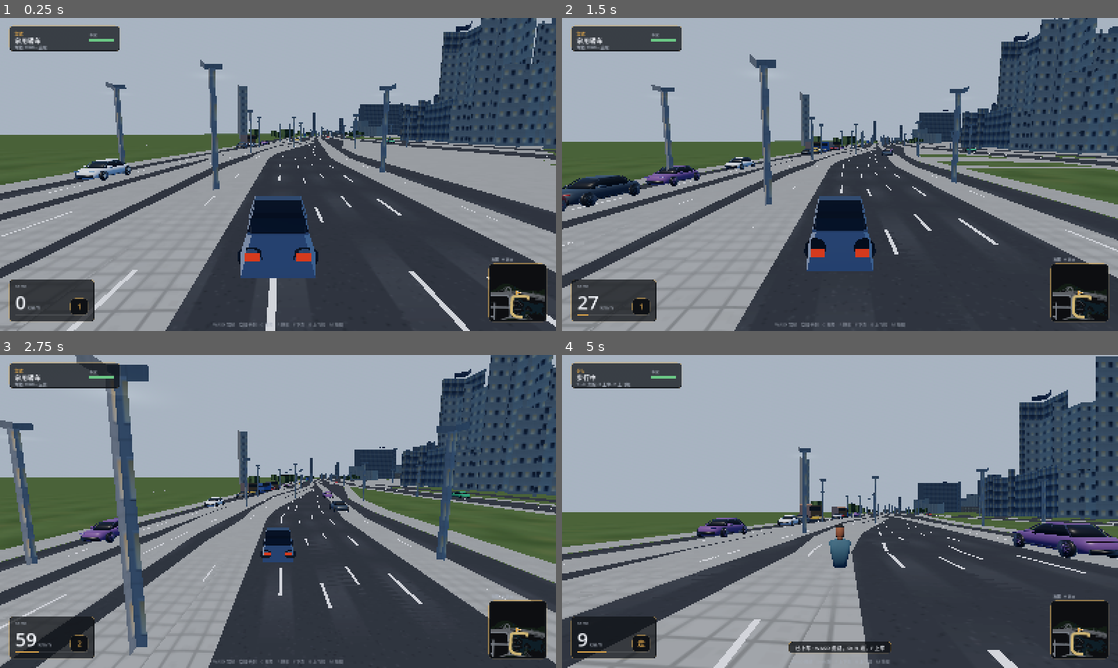
Above: before the commit, frames 1-4 (two rows, left to right).
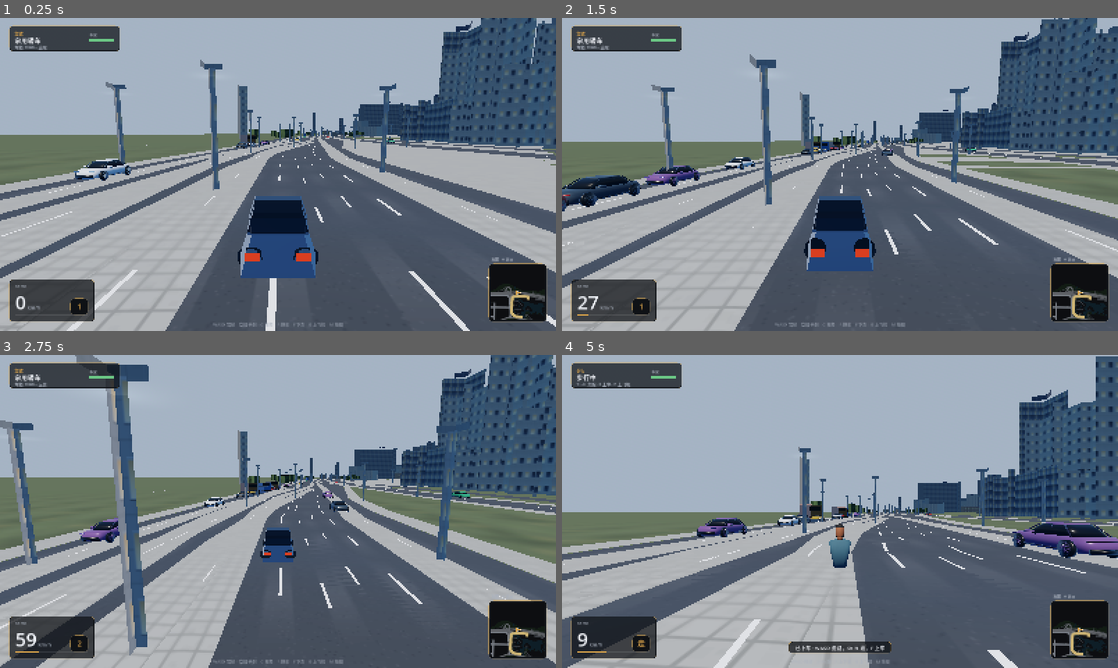
Above: after the commit, the same moments.

Repository: chenbenkong/shenzhen-roads-native
Game: Godot game, scene res://scenes/main.tscn
Two runs of this game, one before a commit and one after it. Both use one fixed random seed, a clock stepped at 60 frames per second and the inputs below.
Inputs (mouse positions are in pixels of both pictures, inside the frame that each line leads up to):
- Up to frame 1 (0.25 s): no input
- Up to frame 2 (1.5 s): tap Enter at 0.5 s; move the mouse to (867, 174) at 0.52 s; hold W from 0.53 s (still down); tap Shift at 0.6 s; tap Space at 0.77 s; move the mouse to (812, 174) at 1.27 s; tap Ctrl at 1.35 s
- Up to frame 3 (2.75 s): keep holding W; tap Space at 1.52 s; move the mouse to (289, 505) at 2.02 s; tap C at 2.1 s
- Up to frame 4 (5 s): keep holding W; move the mouse to (834, 517) at 2.77 s; tap F at 2.85 s; tap Space at 3.02, 3.77, 4.52 s; move the mouse to (878, 514) at 3.52 s; tap R at 3.6 s; move the mouse to (795, 508) at 4.27 s; tap H at 4.35 s

The runs differ from the first frame. In frame 1, 29% of the frame differs, in the area x 0-100%, y 0-100%; in frame 2, 30%; in frame 3, 33%; in frame 4, 25%.

Commit message:
美术调优：夜景不再死黑、路面有反光、草地降饱和
之前的问题与修法：
- 夜景几乎纯黑 + 亮窗过曝成纯白：
  · 亮窗自发光 2.2 → 1.15（FILMIC 色调映射下不再顶到白）
  · 夜间环境光 0.42 → 0.72、天空能量 0.55 → 0.72、曝光 1.0 → 1.06
- 画面发闷、缺少质感（关键疏漏）：
  · city 着色器里 SPECULAR 被设成 0.04，等于关掉全部高光 → 改回 0.5
  · 粗糙度按表面分层：沥青 0.64 / 水面 0.20 / 人行道 0.78 / 立面 0.85
- 夜间地面死黑：
  · 朝上的面加很弱的暖色自发光（沥青 0.030 / 水面 0.055 / 其它 0.020）
  · 强度宁小勿大：调到 0.17 时路面会变成一片土黄色，夜景感全丢
- 草地偏荧光绿（它还是分块底铺的主色）：
  · 主色降饱和成偏灰的橄榄绿 rgb(72,84,58) 一系
- 车漆发暗：车辆材质 roughness 0.42→0.30、金属度 0.12→0.22
- 白天对比不足：太阳能量 1.15 → 1.55、环境光 1.0 → 0.74、雾起雾点 900→1150m

Diff:
--- a/scripts/game/traffic.gd
+++ b/scripts/game/traffic.gd
@@ -69,7 +69,8 @@
 		mmi.name = "traffic_%s" % spec.id
 		mmi.multimesh = mm
 		# 显式给顶点色材质：既保证 glb 自带的顶点色参与着色，也让 MultiMesh 的 instance color 能整体换色
-		mmi.material_override = AssetUtil.vertex_color_material(0.42, 0.12)
+		# 车漆要有点光泽（roughness 低 + 金属度略高），否则车看起来像水泥块
+		mmi.material_override = AssetUtil.vertex_color_material(0.30, 0.22)
 		mmi.cast_shadow = GeometryInstance3D.SHADOW_CASTING_SETTING_OFF
 		add_child(mmi)
 		_mms.append(mm)
--- a/scripts/world/atlas.gd
+++ b/scripts/world/atlas.gd
@@ -632,15 +632,16 @@
 
 ## 12 草地：深浅绿噪声 + 土黄斑块 + 细密草纹
 func _grass() -> void:
-	var g1 := rgb(74, 94, 54)
-	var g2 := rgb(58, 76, 42)
-	var g3 := rgb(94, 112, 66)
+	# 偏灰的橄榄绿：城市里的草地不该是荧光绿，尤其它还是分块底铺的主色
+	var g1 := rgb(72, 84, 58)
+	var g2 := rgb(56, 68, 46)
+	var g3 := rgb(86, 98, 66)
 	clear()
 	fill(g1)
 	for i in 9:
-		rgrad(rnd() * SIZE, rnd() * SIZE, 12.0 + rnd() * 24.0, rgba(58, 76, 42, 0.5), rgba(58, 76, 42, 0.0))
+		rgrad(rnd() * SIZE, rnd() * SIZE, 12.0 + rnd() * 24.0, rgba(52, 62, 42, 0.5), rgba(52, 62, 42, 0.0))
 	for i in 7:
-		rgrad(rnd() * SIZE, rnd() * SIZE, 10.0 + rnd() * 18.0, rgba(94, 112, 66, 0.4), rgba(94, 112, 66, 0.0))
+		rgrad(rnd() * SIZE, rnd() * SIZE, 10.0 + rnd() * 18.0, rgba(88, 102, 68, 0.4), rgba(88, 102, 68, 0.0))
 	for i in 4:
 		rgrad(rnd() * SIZE, rnd() * SIZE, 7.0 + rnd() * 12.0, rgba(136, 120, 74, 0.26), rgba(136, 120, 74, 0.0))
 	for i in 700:
--- a/scripts/world/sky.gd
+++ b/scripts/world/sky.gd
@@ -4,8 +4,8 @@
 class_name SkyRig
 extends Node3D
 
-const SUN_ENERGY_DAY := 1.15
-const SUN_ENERGY_NIGHT := 0.10
+const SUN_ENERGY_DAY := 1.55
+const SUN_ENERGY_NIGHT := 0.14
 
 var env: WorldEnvironment
 var sun: DirectionalLight3D
@@ -19,12 +19,12 @@
 
 var _night := 0.0
 
-var _top_day := Color(0.29, 0.47, 0.79)
-var _top_night := Color(0.035, 0.05, 0.10)
-var _horizon_day := Color(0.72, 0.80, 0.90)
-var _horizon_night := Color(0.07, 0.09, 0.15)
-var _sun_day := Color(1.0, 0.96, 0.90)
-var _sun_low := Color(1.0, 0.62, 0.36)
+var _top_day := Color(0.235, 0.435, 0.78)
+var _top_night := Color(0.045, 0.062, 0.115)
+var _horizon_day := Color(0.70, 0.80, 0.93)
+var _horizon_night := Color(0.085, 0.105, 0.165)
+var _sun_day := Color(1.0, 0.965, 0.90)
+var _sun_low := Color(1.0, 0.60, 0.34)
 
 
 func _ready() -> void:
@@ -44,13 +44,13 @@
 	e.ambient_light_source = Environment.AMBIENT_SOURCE_SKY
 	e.ambient_light_sky_contribution = 1.0
 	e.tonemap_mode = Environment.TONE_MAPPER_FILMIC
-	e.tonemap_exposure = 1.0
+	e.tonemap_exposure = 1.1
 	e.tonemap_white = 6.0
-	# 远景雾：掩盖 LOD 切换与地平线，让城市有纵深
+	# 远景雾：掩盖 LOD 切换与地平线，让城市有纵深（起雾点退远一些，近处保持通透）
 	e.fog_enabled = true
 	e.fog_mode = Environment.FOG_MODE_DEPTH
-	e.fog_depth_begin = 900.0
-	e.fog_depth_end = 5200.0
+	e.fog_depth_begin = 1150.0
+	e.fog_depth_end = 6200.0
 	e.fog_density = 1.0
 	env.environment = e
 	add_child(env)
@@ -103,10 +103,12 @@
 	sky.sky_horizon_color = _horizon_day.lerp(_horizon_night, _night)
 	sky.ground_bottom_color = sky.sky_top_color.darkened(0.45)
 	sky.ground_horizon_color = sky.sky_horizon_color.darkened(0.2)
-	sky.sky_energy_multiplier = lerpf(1.0, 0.55, _night)
+	sky.sky_energy_multiplier = lerpf(1.0, 0.72, _night)
 
 	var e := env.environment
-	e.ambient_light_energy = lerpf(1.0, 0.42, _night)
-	e.fog_light_color = sky.sky_horizon_color.lerp(Color(0.55, 0.60, 0.68), 0.35)
-	e.fog_light_energy = lerpf(1.0, 0.35, _night)
-	e.tonemap_exposure = lerpf(1.0, 1.25, _night)
+	# 白天适当压低环境光（让太阳方向性更明显、明暗对比更强）；
+	# 夜间不要压太狠 —— 城市有大量环境光污染，纯黑反而假
+	e.ambient_light_energy = lerpf(0.74, 0.72, _night)
+	e.fog_light_color = sky.sky_horizon_color.lerp(Color(0.52, 0.57, 0.65), 0.32)
+	e.fog_light_energy = lerpf(0.9, 0.55, _night)
+	e.tonemap_exposure = lerpf(1.12, 1.06, _night)
--- a/shaders/city.gdshader
+++ b/shaders/city.gdshader
@@ -6,7 +6,7 @@
 
 uniform sampler2DArray atlas : source_color, filter_linear_mipmap, repeat_enable;
 uniform float night : hint_range(0.0, 1.0) = 0.0;
-uniform float lamp_energy : hint_range(0.0, 6.0) = 2.2;
+uniform float lamp_energy : hint_range(0.0, 6.0) = 1.15;
 uniform float water_flow : hint_range(0.0, 1.0) = 1.0;
 
 void fragment() {
@@ -19,9 +19,28 @@
 	}
 	vec4 tex = texture(atlas, vec3(uv, layer));
 	ALBEDO = tex.rgb;
-	ROUGHNESS = 0.92;
-	SPECULAR = 0.04;
+	// 粗糙度按表面类型区分：沥青与水面要有反光（夜里路灯/车灯能拉出高光），
+	// 立面与草地保持粗糙，避免整座城市像塑料
+	float rough = 0.92;
+	if (abs(layer - 14.0) < 0.5) {
+		rough = 0.64;        // 沥青
+	} else if (abs(layer - 13.0) < 0.5) {
+		rough = 0.20;        // 水面
+	} else if (abs(layer - 11.0) < 0.5) {
+		rough = 0.78;        // 人行道方砖
+	} else if (layer < 10.5) {
+		rough = 0.85;        // 建筑立面 / 屋面
+	}
+	ROUGHNESS = rough;
+	// 注意：Godot 的 SPECULAR 默认 0.5，之前设成 0.04 等于关掉全部高光，画面发闷
+	SPECULAR = 0.5;
 	// 亮窗自发光：仅立面层（0..7）使用 alpha 掩码
 	float is_facade = step(layer, 7.5);
-	EMISSION = vec3(1.0, 0.86, 0.62) * tex.a * is_facade * night * lamp_energy;
+	// 夜间地面泛光：朝上的面在夜里受城市灯光影响（很弱的暖色自发光），避免地面死黑。
+	// 强度宁小勿大 —— 给多了路面会变成一片土黄色，夜景感全丢；水面略强（反射天空与灯）
+	float is_asphalt = step(13.5, layer) * step(layer, 14.5);
+	float is_water = step(12.5, layer) * step(layer, 13.5);
+	float bounce = is_water * 0.055 + is_asphalt * 0.030 + (1.0 - is_asphalt) * (1.0 - is_water) * 0.020;
+	EMISSION = vec3(1.0, 0.86, 0.62) * tex.a * is_facade * night * lamp_energy
+		+ vec3(1.0, 0.78, 0.52) * night * bounce * UV2.y;
 }
